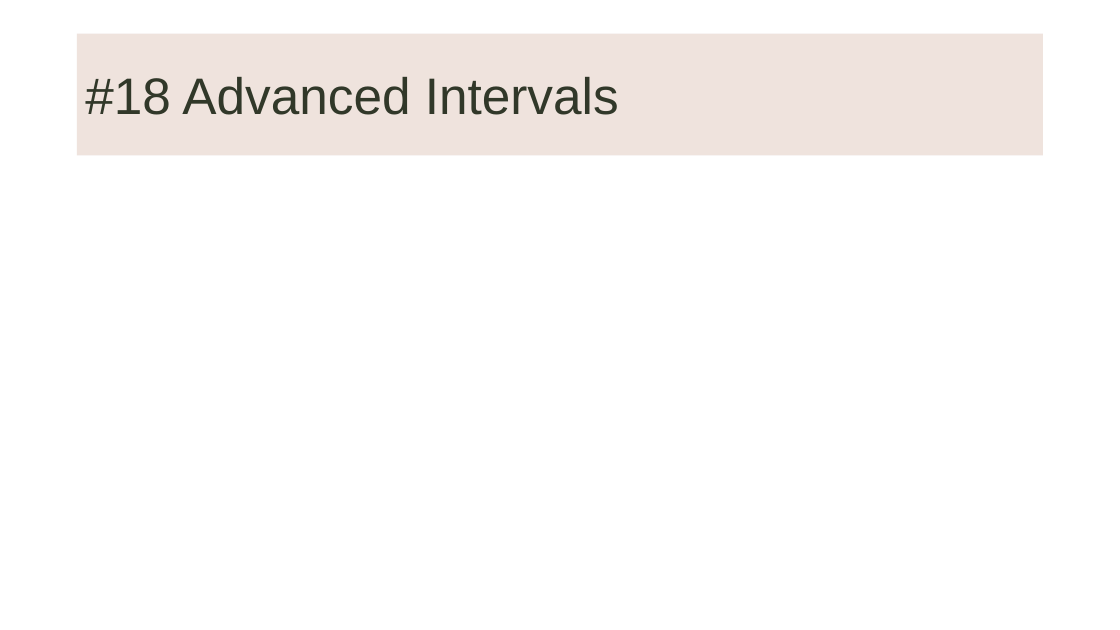
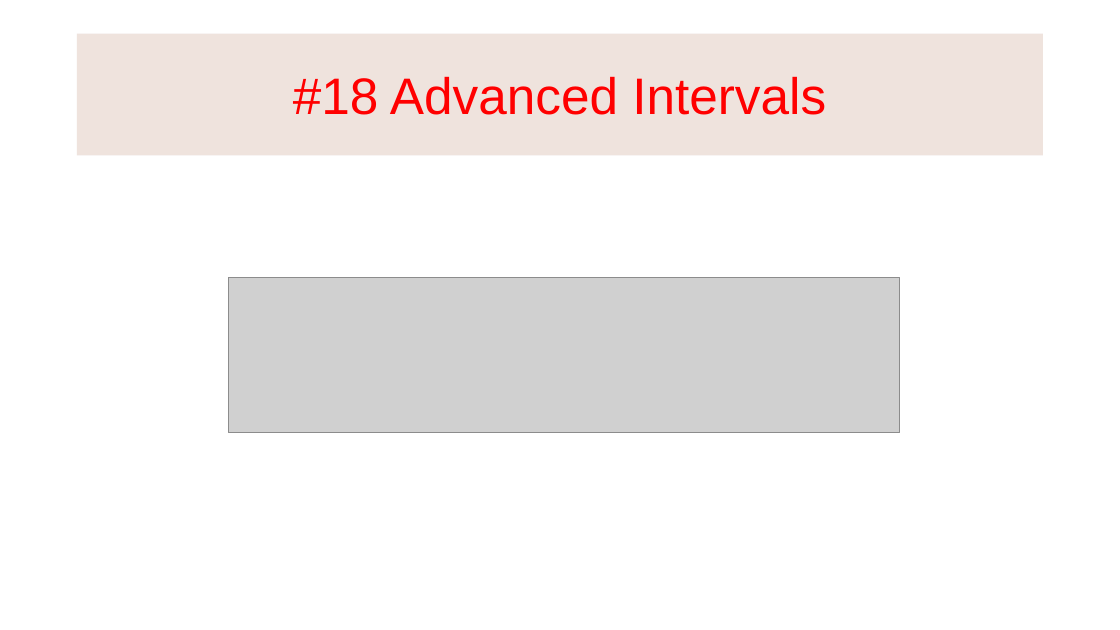
Before and after one commit to KnowledgeMavens/Science-Tech, a slide deck: slide 15 of Music Theory 02-17-18/Music Theory 02-17-18.pptx. Drawn at 1120x630 pixels with LibreOffice and Linux fonts; fonts in the diff are those of the drawing; grey boxes stand for pictures; background and template pictures are left out. Boxes give left, top, right and bottom in pixels: in the first picture for what was removed or moved away, otherwise in the second. Text is boxed around its words. In the diff, an @@ line names an element or a change of style, - is before the commit and + after.

```diff
--- a/Music Theory 02-17-18/Music Theory 02-17-18.pptx
+++ b/Music Theory 02-17-18/Music Theory 02-17-18.pptx
@@ title "#18 Advanced Intervals" at bbox=[77, 34, 1044, 155]: text colour #313829 to #FF0000; alignment left to centre @@
@@ picture added at bbox=[229, 277, 900, 433] @@
```
Also in this commit, not shown: 16 other slides changed, 2 slides added, 2 slides removed, 1 other file.
